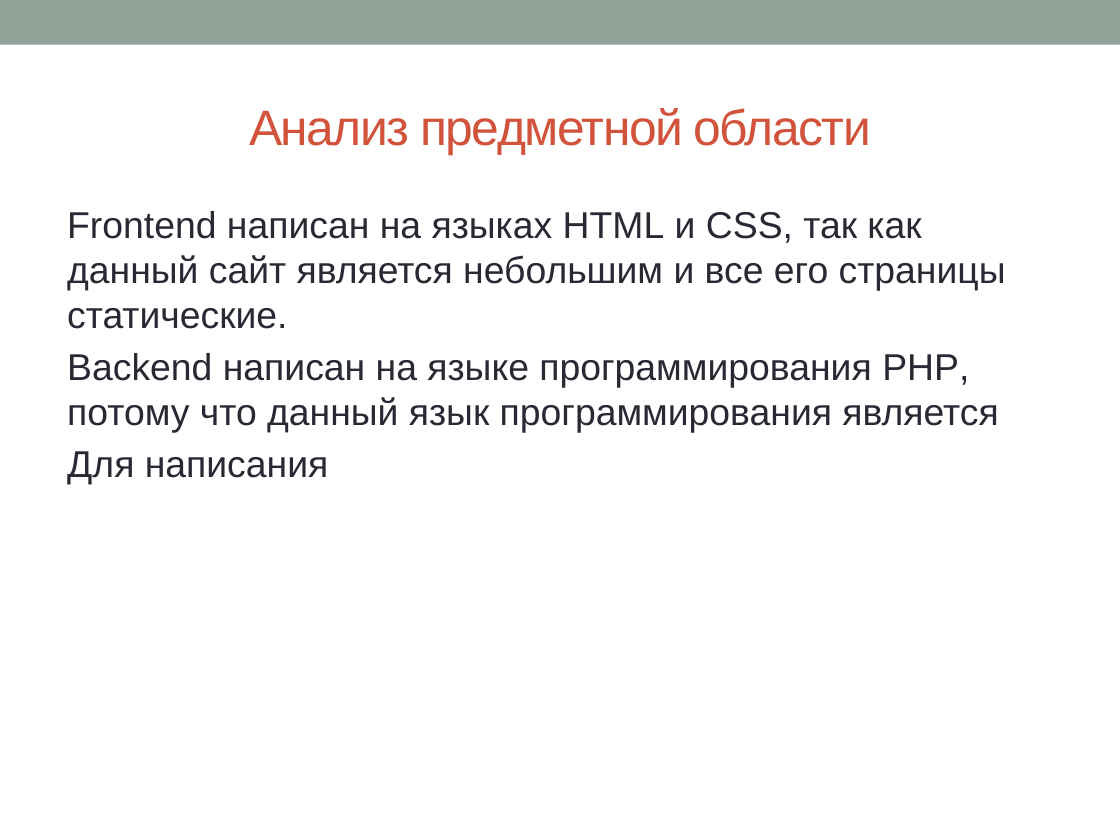
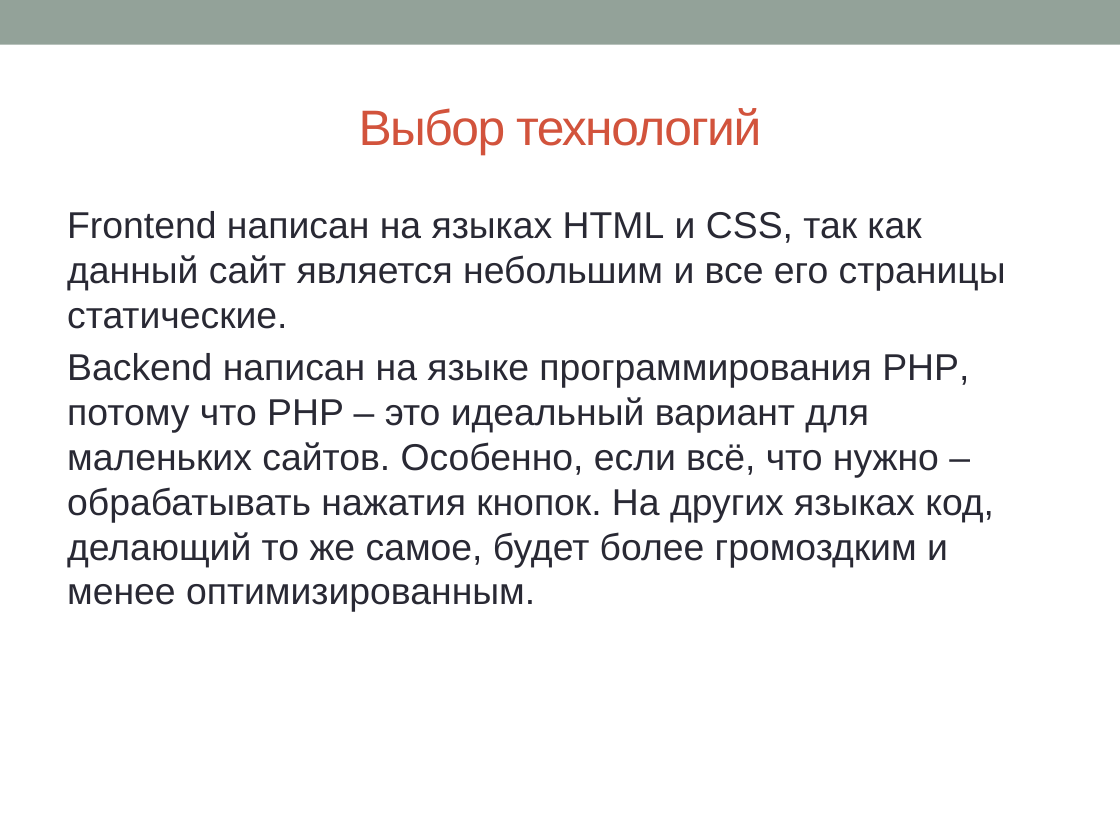
Before and after one commit to sergienkoaleksandr/-, a slide deck: slide 7 of Документы/Презентация.pptx (slide 6 before the commit). Drawn at 1120x840 pixels with LibreOffice and Linux fonts; fonts in the diff are those of the drawing. Boxes give left, top, right and bottom in pixels: in the first picture for what was removed or moved away, otherwise in the second. Text is boxed around its words. In the diff, an @@ line names an element or a change of style, - is before the commit and + after.

```diff
--- a/Документы/Презентация.pptx
+++ b/Документы/Презентация.pptx
@@ title at (359,108,761,156): text changed @@
-Анализ предметной области
+Выбор технологий
@@ text at (67,353,994,612): text changed @@
-Backend написан на языке программирования PHP, потому что данный язык программирования является
-Для написания
+Backend написан на языке программирования PHP, потому что PHP – это идеальный вариант для маленьких сайтов. Особенно, если всё, что нужно – обрабатывать нажатия кнопок. На других языках код, делающий то же самое, будет более громоздким и менее оптимизированным.
```
Also in this commit, not shown: 1 other slide changed, 3 slides added.
